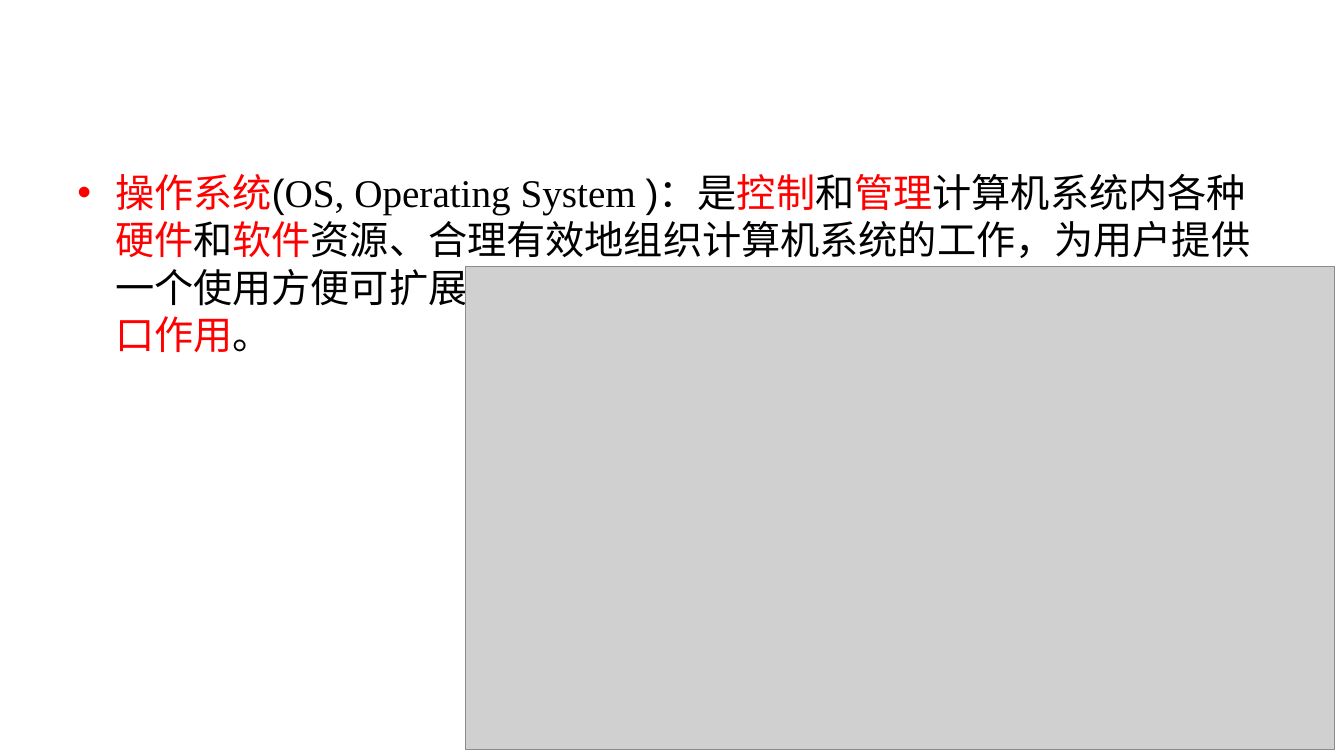
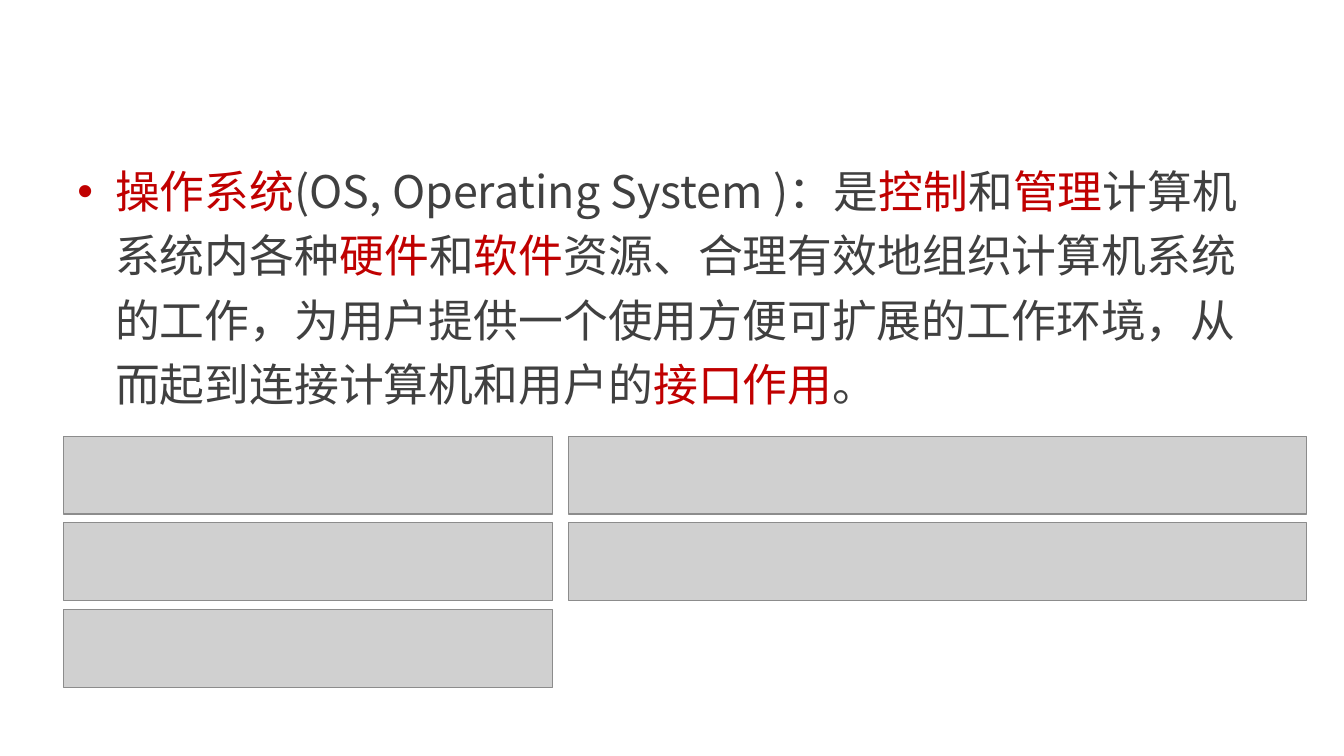
Before and after one commit to edu2act/course-computerIntroduction, a slide deck: slide 6 of materials/slides/ch05.pptx. Drawn at 1344x756 pixels with LibreOffice and Linux fonts; fonts in the diff are those of the drawing; grey boxes stand for pictures; background and template pictures are left out. Boxes give left, top, right and bottom in pixels: in the first picture for what was removed or moved away, otherwise in the second. Text is boxed around its words. In the diff, an @@ line names an element or a change of style, - is before the commit and + after.

```diff
--- a/materials/slides/ch05.pptx
+++ b/materials/slides/ch05.pptx
@@ text "操作系统(OS, Operating System )：是控制和管理计算机系统内各种硬件和软件资源、合理有效地组织计算机 ..." at box(115, 170, 1237, 405): size 28 to 32 pt; font Arial to Noto Sans CJK SC, text colour #FF0000 to #C00000 in "操作系统(OS, )：是控制和管理计算机系统内各种硬件和软件资源、合理有效地组织计算机系统的工作，为用户提供一个使用方便 ..."; font Times New Roman to Noto Sans CJK SC in "操作系统(OS, Operating System"; text colour #000000 to #404040 in "操作系统(OS, Operating System )：是控制和管理计算机系统内各种硬件和软件资源、合理有效地组织计算机 ..."; line spacing 1 to 1.2 @@
@@ picture: place and size @@
-picture at box(466, 267, 1335, 750)
+picture at box(64, 437, 554, 514)
@@ picture added at box(569, 437, 1307, 514) @@
@@ picture added at box(64, 523, 554, 601) @@
@@ picture added at box(569, 523, 1307, 601) @@
@@ picture added at box(64, 610, 554, 688) @@
```
Also in this commit, not shown: 15 other slides changed, 17 slides added, 1 slide removed, 1 other file.
